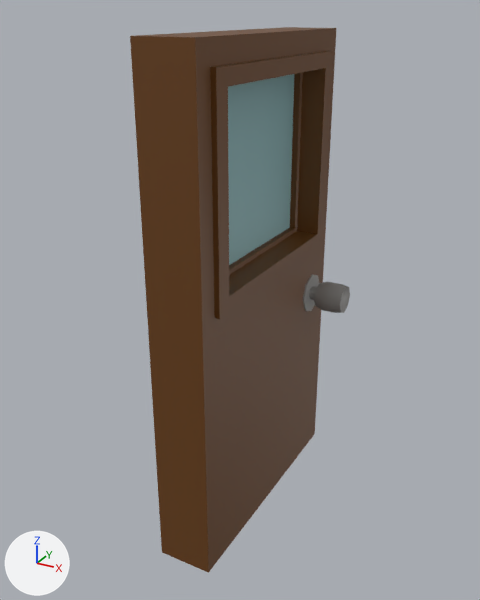
An edit to the FBX model Artists/Jac/architecture/Door.fbx, drawn before and after from the same camera.
Camera for both pictures: a camera (50 mm lens) standing at (0.56, -1.95, 2.27) and looking at (-0.78, 0.47, 1.06). The lights are fixed; the arrows at lower left show +X, +Y and +Z. Where no turn or scale is listed for an object, it has been applied to the vertices.

The first picture shows 'Door', 'Door_Window'.
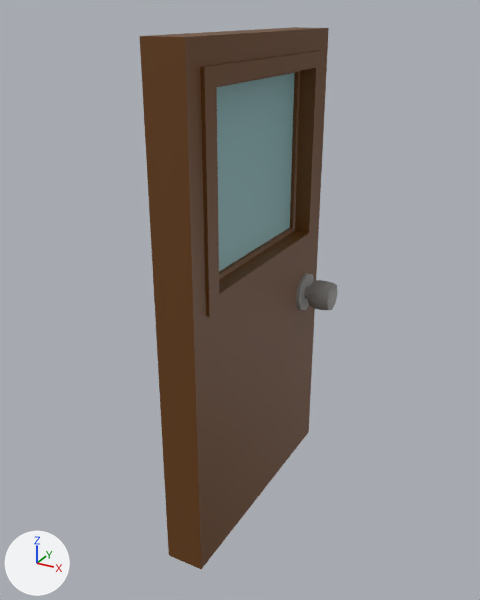
Where the newer file only moved an object's origin or applied its transform, the numbers keep the older frame.

Pixel boxes (x1, y1, x2, y2) of what changed, in the pictures (480 x 600 px; the box of a moved part takes in the faces that stretch with it):
'Door', reshaped, moved, rescaled (10% narrower)
    before: (130, 27, 350, 573)
    after: (140, 27, 338, 569)
part 1 of me_mesh_001, moved or reshaped
    before: (303, 274, 350, 313)
    after: (296, 273, 338, 310)
part 2 of me_mesh_001, moved or reshaped
    before: (210, 51, 333, 319)
    after: (200, 51, 323, 317)
part 3 of me_mesh_001, moved or reshaped
    before: (130, 27, 336, 573)
    after: (140, 28, 329, 569)

The change, as a list of edits to the scene's bpy script:
```text
Change me_mesh_001:
    where me_mesh_001.from_pydata(...)  # 190 vertices, 196 faces; spans x -106.0..-44.0, y 0.0..219.0, z -109.0..9.0
    used by ob_door; parent = ob_door_001; location = (0.0, 0.0, 0.0)
    me_mesh_001 part 1: the loose piece of 138 vertices spanning x -106.0..-44.0, y 85.0..105.0, z -103.0..-83.0 is scaled about its middle by (1.13, 1, 1), then moved by (75.0, -109.0, 50.0)
    me_mesh_001 part 2: the loose piece of 32 vertices spanning x -89.0..-60.0, y 120.0..210.0, z -101.0..1.0 is moved by (75.0, -109.0, 50.0)
    me_mesh_001 part 3: the loose piece of 20 vertices spanning x -87.0..-63.0, y 0.0..219.0, z -109.0..9.0 is moved by (75.0, -109.0, 50.0)
Change ob_door:
    ob_door.parent: ob_door_001 -> ob_dooranim
    ob_door.location: (0.0, 0.0, 0.0) -> (-8.658, 109.4, -59.38)
    ob_door.scale: (1.0, 1.0, 1.0) -> (0.696, 1.0, 1.0)
Add ob_dooranim:
    ob_dooranim = bpy.data.objects.new('DoorAnim', None)
    ob_dooranim.parent = ob_door_001
    ob_dooranim.location = (-66.34, 0.0, 9.375)
```
